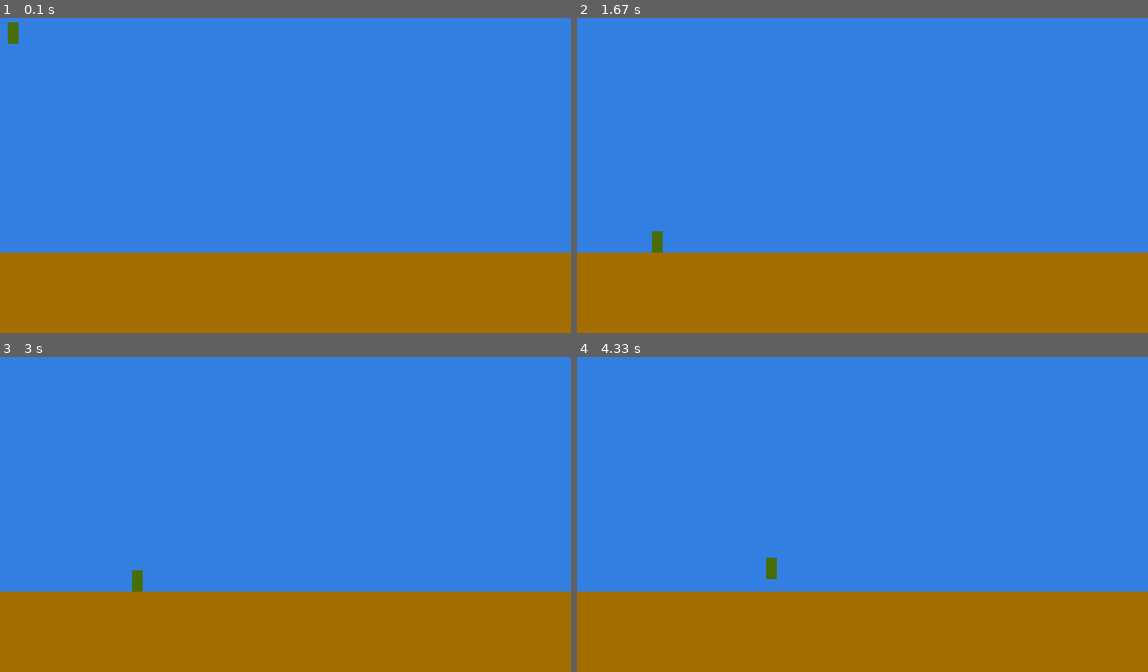
Above: before the commit, frames 1-4 (two rows, left to right).
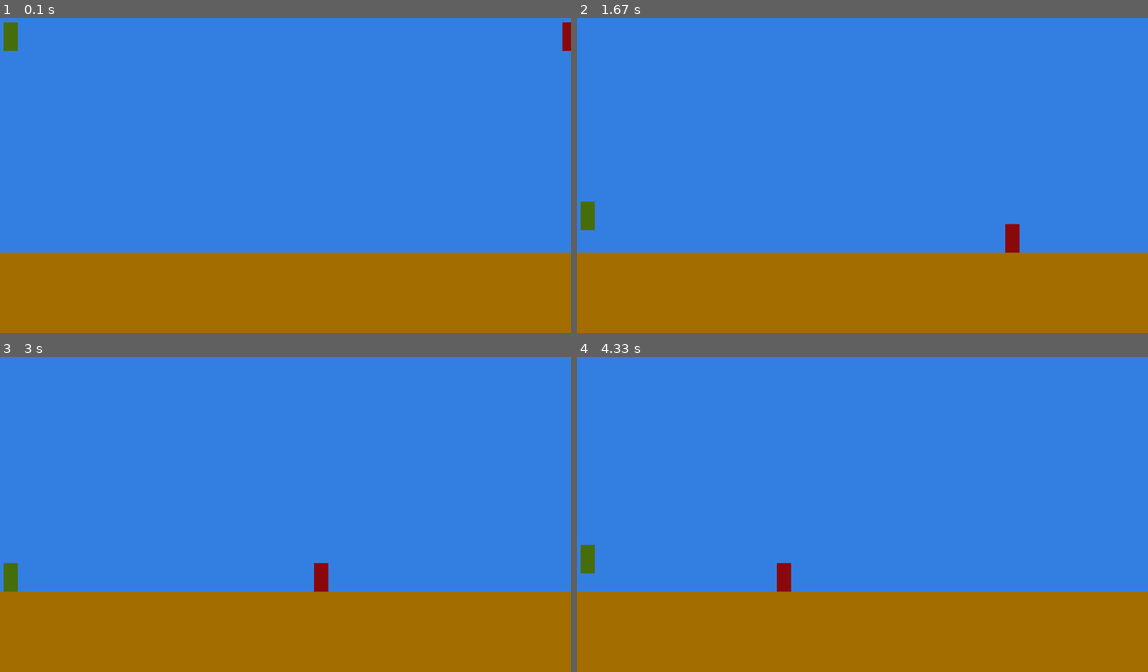
Above: after the commit, the same moments.

Repository: D3t3rm1nat1on/OurGame_PyGame
Game: pygame game, started from src/main.py
Two runs of this game, one before a commit and one after it. Both use one fixed random seed, a clock stepped at 60 frames per second and the inputs below.
Inputs:
- Up to frame 1 (0.1 s): no input
- Up to frame 2 (1.67 s): hold Up 0.33-0.8 s; hold Up 0.83-1.3 s; hold Up 1.33-1.63 s
- Up to frame 3 (3 s): hold Up 2.07-2.37 s; hold Up 2.4-2.77 s
- Up to frame 4 (4.33 s): hold Up 3.13-3.5 s; hold Up 3.53-3.83 s; hold Up from 4.27 s (still down)

The runs differ from the first frame. In frame 1, 0.3% of the frame differs, in the area x 0-100%, y 1-11%; in frame 2, 0.6%; in frame 3, 0.6%, in the area x 0-58%, y 65-75%; in frame 4, 0.6%.

Commit message:
Кривой прототип :)

Diff:
--- a/src/main.py
+++ b/src/main.py
@@ -20,6 +20,7 @@
         pygame.display.set_icon(pygame.image.load("Pandemonica.png"))
         self.clock = pygame.time.Clock()
         self.running = True
+        self.enemy = states.Unit(position=Vector2(self.game_state.world_size.x, 20), speed=Vector2(-4, 0))
 
     def process_input(self):
         for event in pygame.event.get():
@@ -32,7 +33,7 @@
                     break
                 elif event.key == pygame.K_UP:
                     if self.player.position.y + self.player.size.y >= self.game_state.ground.y:
-                        self.player.speed -= Vector2(0, 10)
+                        self.player.speed -= Vector2(0, 14)
 
     def update(self):
         self.player.speed += self.game_state.gravity
@@ -41,11 +42,28 @@
             self.player.position.y = self.game_state.ground.y - self.player.size.y
             self.player.speed = Vector2(self.player.speed.x, 0)
 
+        self.enemy.speed += self.game_state.gravity
+        self.enemy.position += self.enemy.speed
+        if self.enemy.position.x <= -40:
+            self.enemy.position = Vector2(self.game_state.world_size.x, 20)
+        if self.enemy.position.y + self.enemy.size.y >= self.game_state.ground.y and self.enemy.speed.y >= 0:
+            self.enemy.position.y = self.game_state.ground.y - self.enemy.size.y
+            self.enemy.speed = Vector2(self.enemy.speed.x, 0)
+        if not (self.player.position.x > self.enemy.position.x + self.enemy.size.x or
+                self.player.position.x + self.player.size.x < self.enemy.position.x or
+                self.player.position.y > self.enemy.position.y + self.enemy.size.y or
+                self.player.position.y + self.player.size.y < self.enemy.position.y):
+            self.enemy.position = Vector2(self.game_state.world_size.x, 20)
+
     def render(self):
         self.window.fill((53, 129, 227))  # ФОН
         player_collision = [int(x) for x in
                             (self.player.position.x, self.player.position.y, self.player.size.x, self.player.size.y)]
+        enemy_collision = [int(x) for x in
+                            (self.enemy.position.x, self.enemy.position.y, self.enemy.size.x, self.enemy.size.y)]
+
         pygame.draw.rect(self.window, (73, 111, 13), player_collision)
+        pygame.draw.rect(self.window, (140, 10, 13), enemy_collision)
         ground_level = (
             int(self.game_state.ground.x) * self.window_proportion,
             int(self.game_state.ground.y) * self.window_proportion,
--- a/src/state/Unit.py
+++ b/src/state/Unit.py
@@ -2,7 +2,7 @@
 
 
 class Unit:
-    def __init__(self, position=Vector2(10, 20), speed=Vector2(2, 0), size=Vector2(30, 60)):
+    def __init__(self, position=Vector2(10, 20), speed=Vector2(0, 0), size=Vector2(40, 80)):
         self.position = position
         self.speed = speed
         self.size = size
